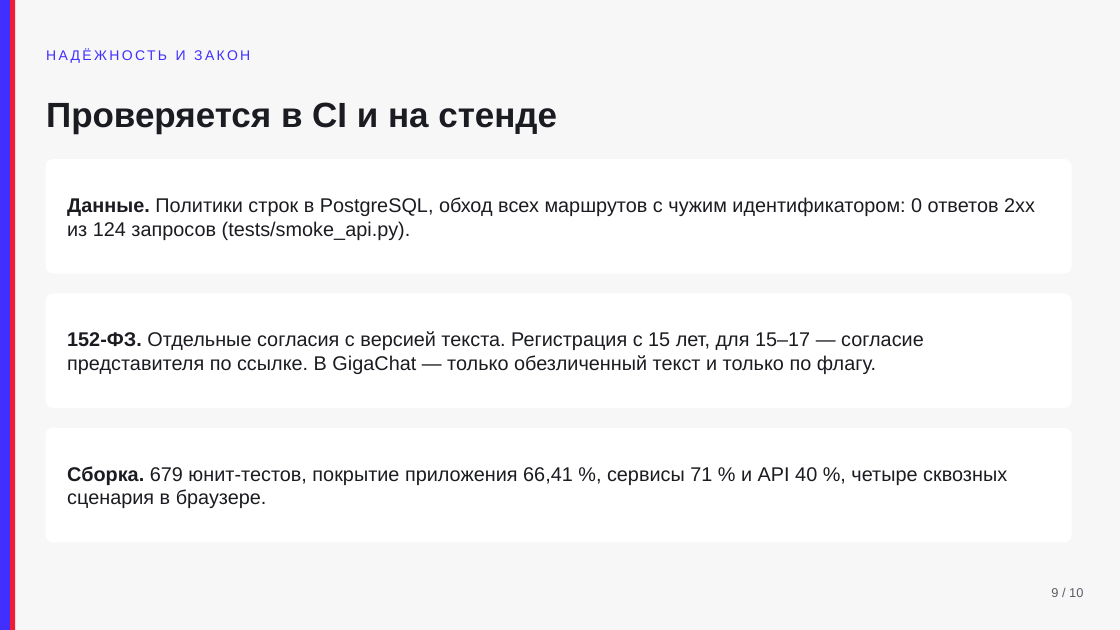
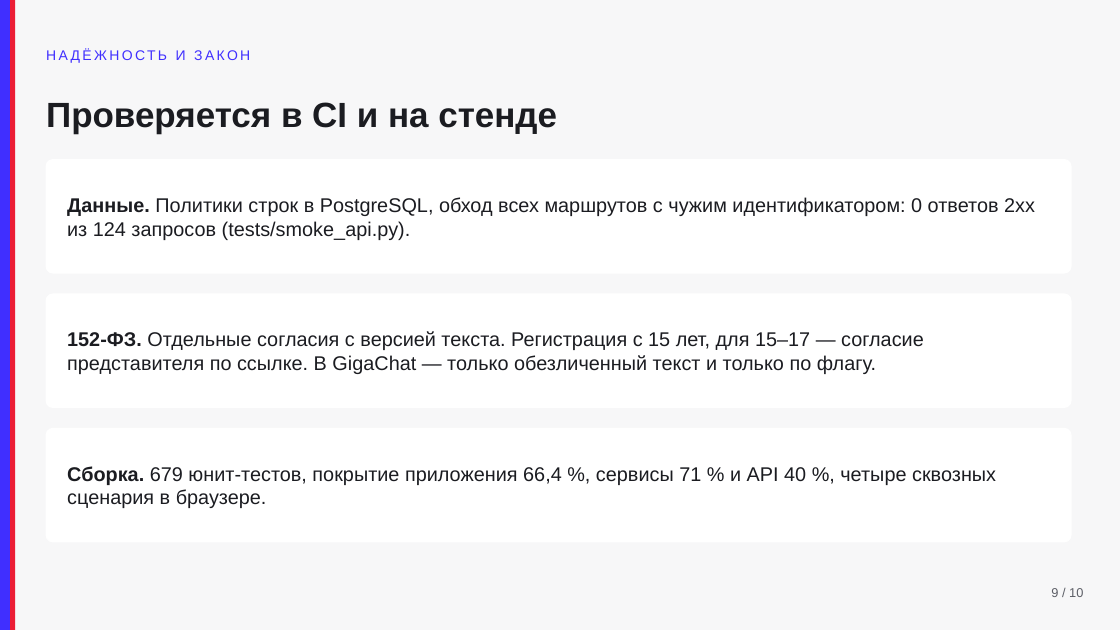
Before and after one commit to KonkovDV/fsp-talent, a slide deck: slide 9 of docs/pitch.pptx. Drawn at 1120x630 pixels with LibreOffice and Linux fonts; fonts in the diff are those of the drawing. Boxes give left, top, right and bottom in pixels: in the first picture for what was removed or moved away, otherwise in the second. Text is boxed around its words. In the diff, an @@ line names an element or a change of style, - is before the commit and + after.

Commit message:
Сверять покрытие до десятых, чтобы цифра совпала в CI.

```diff
--- a/docs/pitch.pptx
+++ b/docs/pitch.pptx
@@ text at (67,466,996,508): text changed @@
-Сборка. 679 юнит-тестов, покрытие приложения 66,41 %, сервисы 71 % и API 40 %, четыре сквозных сценария в браузере.
+Сборка. 679 юнит-тестов, покрытие приложения 66,4 %, сервисы 71 % и API 40 %, четыре сквозных сценария в браузере.
```
Also in this commit, not shown: 7 other files.
